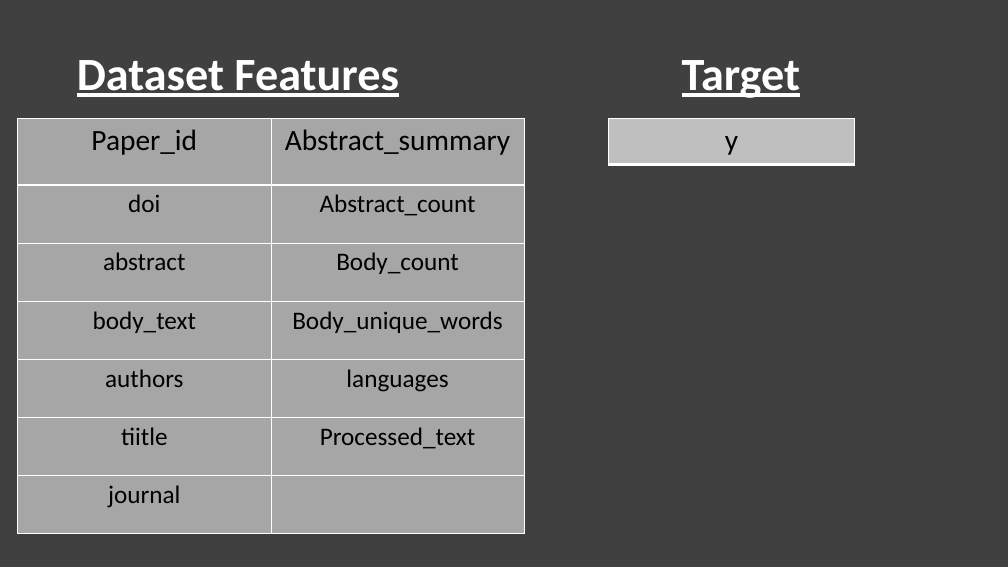
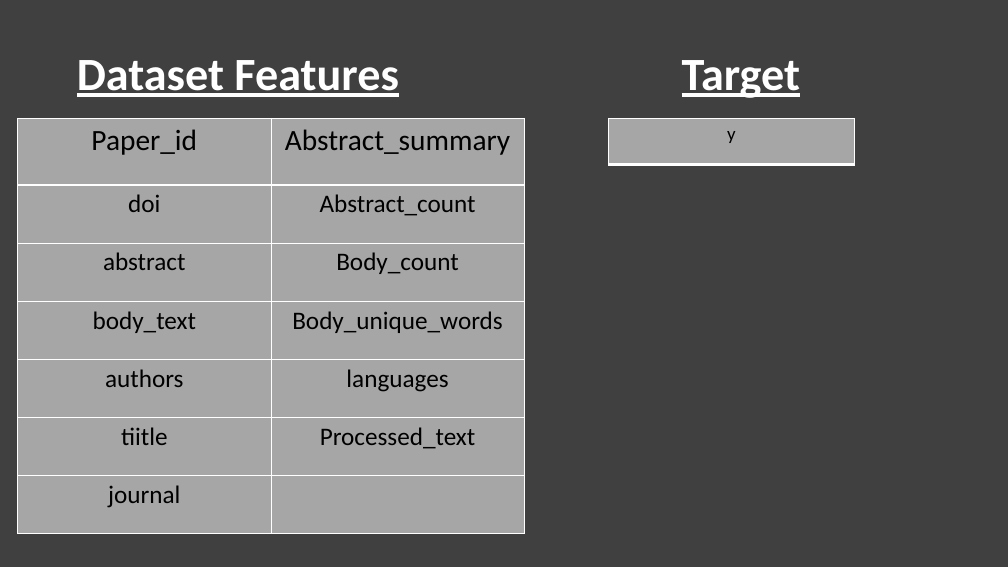
Before and after one commit to yashchks87/covid_19_nlp, a slide deck: slide 5 of CIS5560.pptx. Drawn at 1008x567 pixels with LibreOffice and Linux fonts; fonts in the diff are those of the drawing. Boxes give left, top, right and bottom in pixels: in the first picture for what was removed or moved away, otherwise in the second. Text is boxed around its words. In the diff, an @@ line names an element or a change of style, - is before the commit and + after.

```diff
--- a/CIS5560.pptx
+++ b/CIS5560.pptx
@@ table at <box>609,119,854,165</box> @@
@@ fill #BFBFBF to #A6A6A6 in row 1, column 1 @@
@@ size 28 to 18 pt @@
```
Also in this commit, not shown: 1 other slide changed, 1 slide added, 1 other file.
